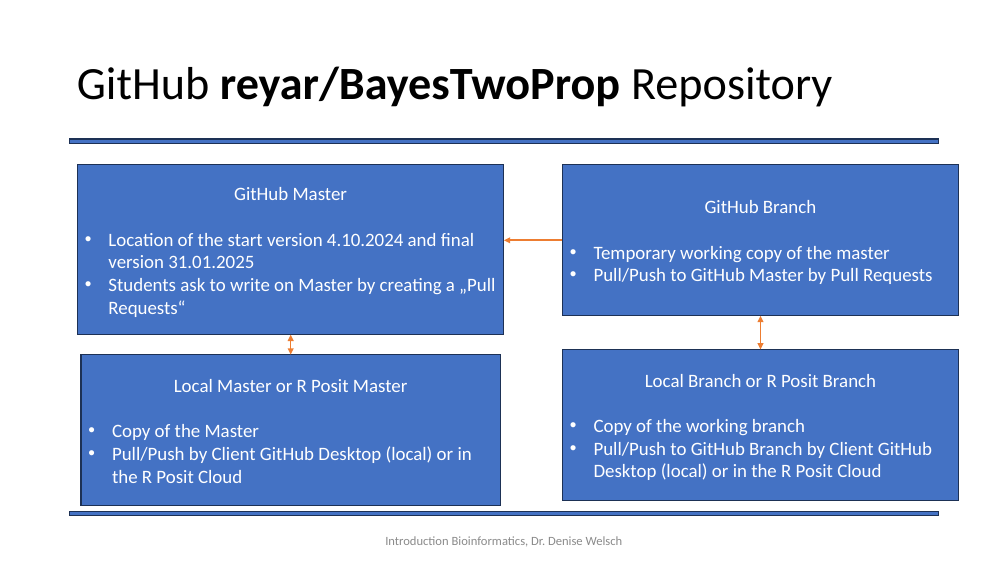
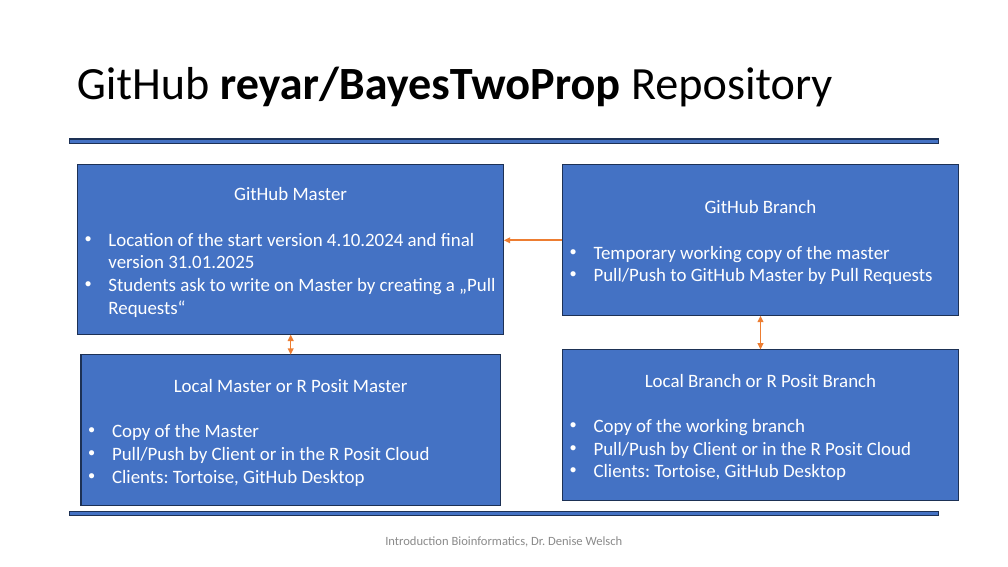
Before and after one commit to Statsomat/BayesTwoProp, a slide deck: slide 2 of documents/Introduction.pptx. Drawn at 1008x567 pixels with LibreOffice and Linux fonts; fonts in the diff are those of the drawing. Boxes give left, top, right and bottom in pixels: in the first picture for what was removed or moved away, otherwise in the second. Text is boxed around its words. In the diff, an @@ line names an element or a change of style, - is before the commit and + after.

```diff
--- a/documents/Introduction.pptx
+++ b/documents/Introduction.pptx
@@ text in rectangle at (112, 447, 429, 486): text changed @@
-• Pull/Push by Client GitHub Desktop (local) or in the R Posit Cloud
+• Pull/Push by Client or in the R Posit Cloud
+• Clients: Tortoise, GitHub Desktop
@@ text in rectangle at (594, 442, 911, 480): text changed @@
-• Pull/Push to GitHub Branch by Client GitHub Desktop (local) or in the R Posit Cloud
+• Pull/Push by Client or in the R Posit Cloud
+• Clients: Tortoise, GitHub Desktop
```
Also in this commit, not shown: 1 other file.
